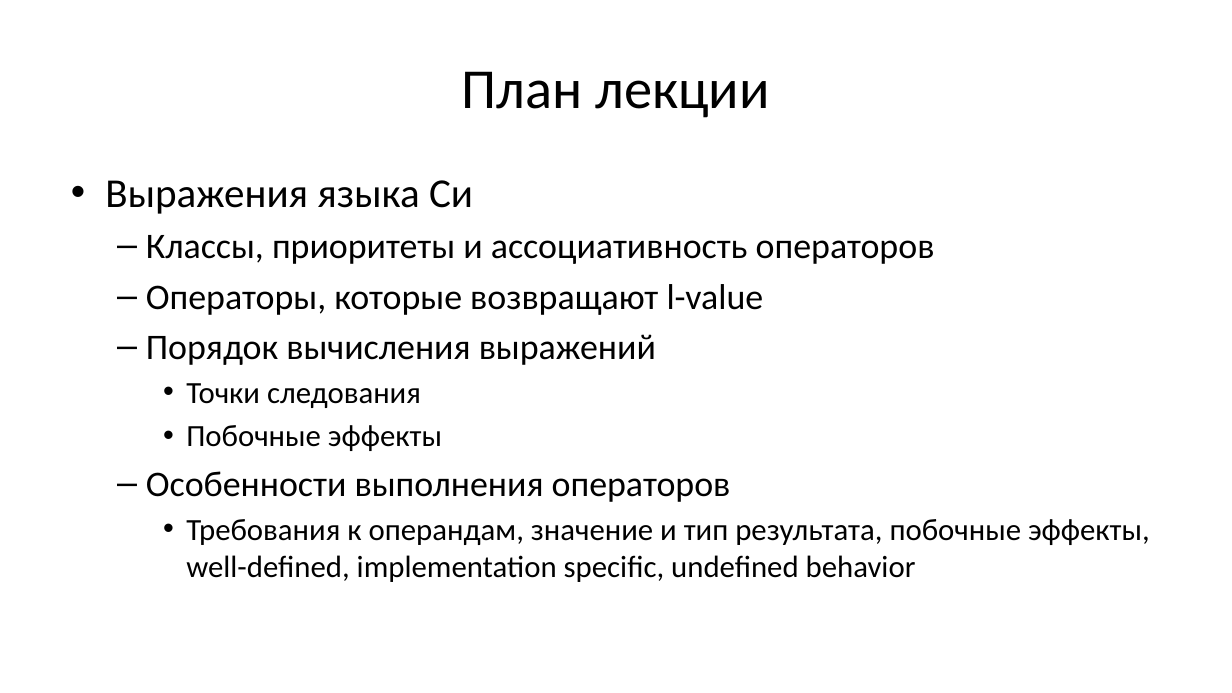
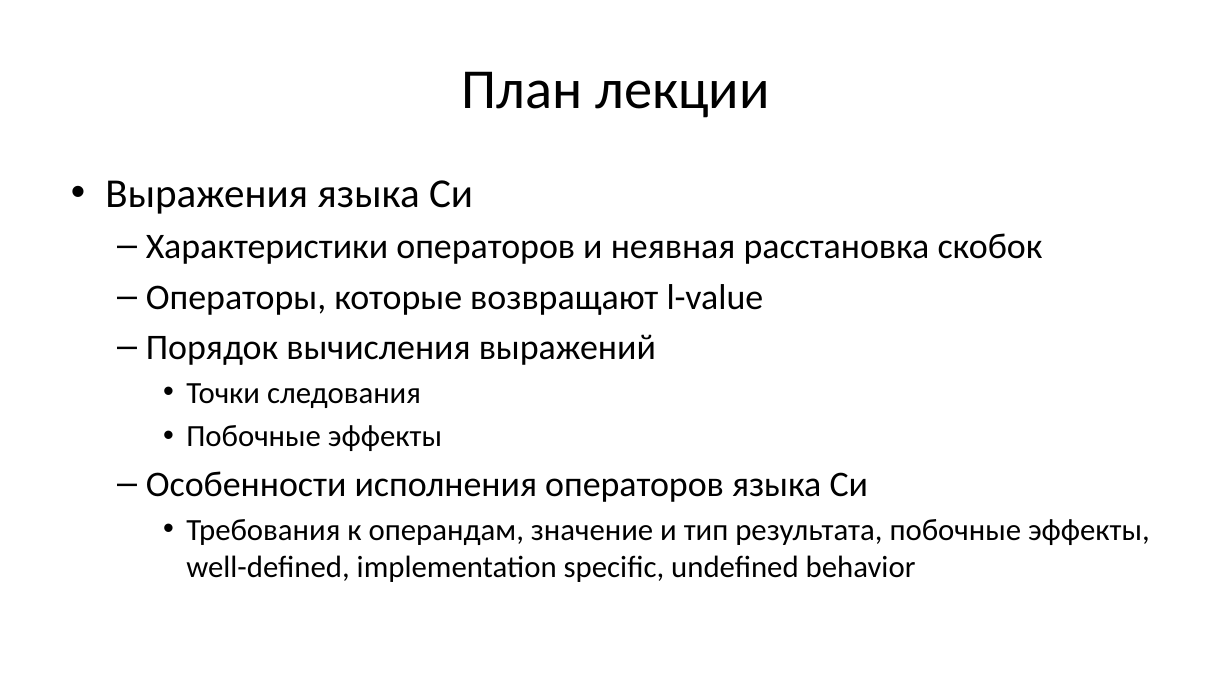
Before and after one commit to Evgueni-Petrov-aka-espetrov/Algorithms-and-Programming-in-C-pptx, a slide deck: slide 2 of 04 Выражения.pptx. Drawn at 1232x693 pixels with LibreOffice and Linux fonts; fonts in the diff are those of the drawing. Boxes give left, top, right and bottom in pixels: in the first picture for what was removed or moved away, otherwise in the second. Text is boxed around its words. In the diff, an @@ line names an element or a change of style, - is before the commit and + after.

Commit message:
разбил на слои; добавил подробно про неявную расстановку скобок

```diff
--- a/04 Выражения.pptx
+++ b/04 Выражения.pptx
@@ text at bbox=[146, 233, 1043, 264]: text changed @@
-  – Классы, приоритеты и ассоциативность операторов
+  – Характеристики операторов и неявная расстановка скобок
@@ text at bbox=[146, 471, 868, 502]: text changed @@
-  – Особенности выполнения операторов
+  – Особенности исполнения операторов языка Си
```
Also in this commit, not shown: 15 other slides changed, 68 slides added, 1 slide removed.
